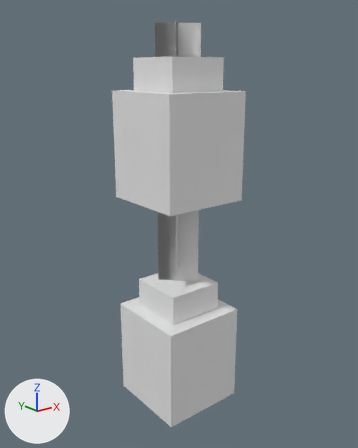
What one commit did to the FBX model models/props_minecraft/java/func/lantern_lod0.fbx.
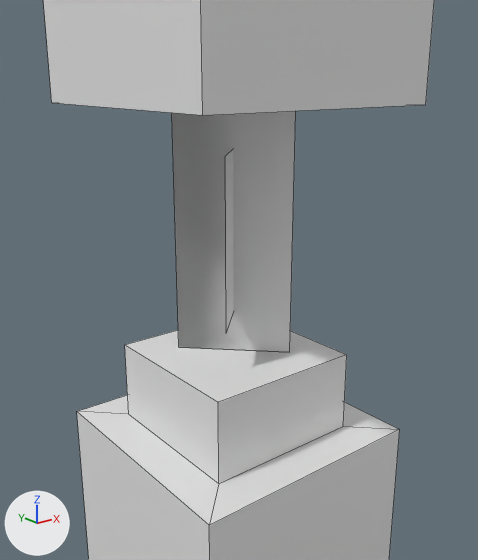
There are two pictures of each version: one whole from a 50 mm camera at (-1.284, -1.611, 0.53) aimed at (0.005, 0.001, -0.115), one close up from a 50 mm camera at (-0.607, -0.772, 0.043) aimed at (0.044, 0.042, -0.283). The axes (+X, +Y, +Z) are drawn at lower left. The lights are the same throughout. The older version's two pictures come first. The close-ups show mesh edges as thin lines. Materials are left out; every surface is plain grey. Vertices at exactly the same position are counted once.

The first close-up shows 'Lantern', 'Lantern Hanging'.
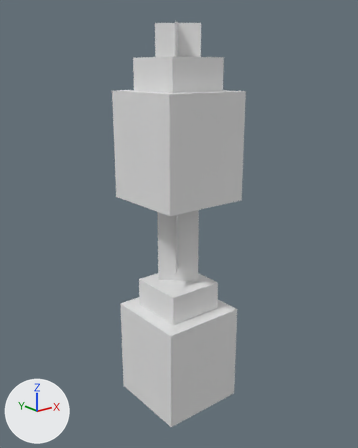
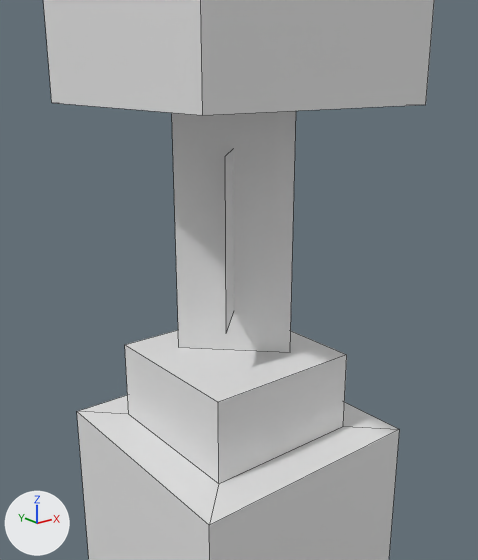
Edits to the bpy script that builds the scene:
```text
Change me_lantern_hanging_lod0:
    used by ob_lantern_hanging; location = (0.0, 0.0, 0.0)
    verts and faces of me_lantern_hanging_lod0; kept vertices keep their numbers, new ones are numbered from 26
    before: 17 (0.063, -0.063, -0.381) at pixel (289, 352), 18 (0.063, -0.063, 0.0), 20 (-0.063, 0.064, -0.381) at pixel (178, 347), 21 (-0.063, 0.064, 0.0)
    remove me_lantern_hanging_lod0.from_pydata(...)  # 26 vertices, 17 faces; spans x -0.191..0.191, y -0.191..0.191, z -0.953..0.0
    add me_lantern_hanging_lod0.from_pydata(...)  # 24 vertices, 16 faces; spans x -0.191..0.191, y -0.191..0.191, z -0.953..0.0
    me_lantern_hanging_lod0 part 1: the loose piece of 4 vertices spanning x -0.063..0.063, y -0.063..0.064, z -0.318..-0.063 is rebuilt with 4 vertices and now spans x -0.064..0.064, y -0.064..0.064, z -0.317..-0.064
    me_lantern_hanging_lod0 part 2
    add delete_vertices([20, 21])  # with the faces that use them
```

Changed parts and their boxes [x1, y1, x2, y2] in the close-ups (478 x 560 px):
part 1 of me_lantern_hanging_lod0, rebuilt: before [225, 149, 234, 333]; after [225, 150, 234, 333]
part 2 of me_lantern_hanging_lod0, deleted: before [172, 111, 296, 352]
